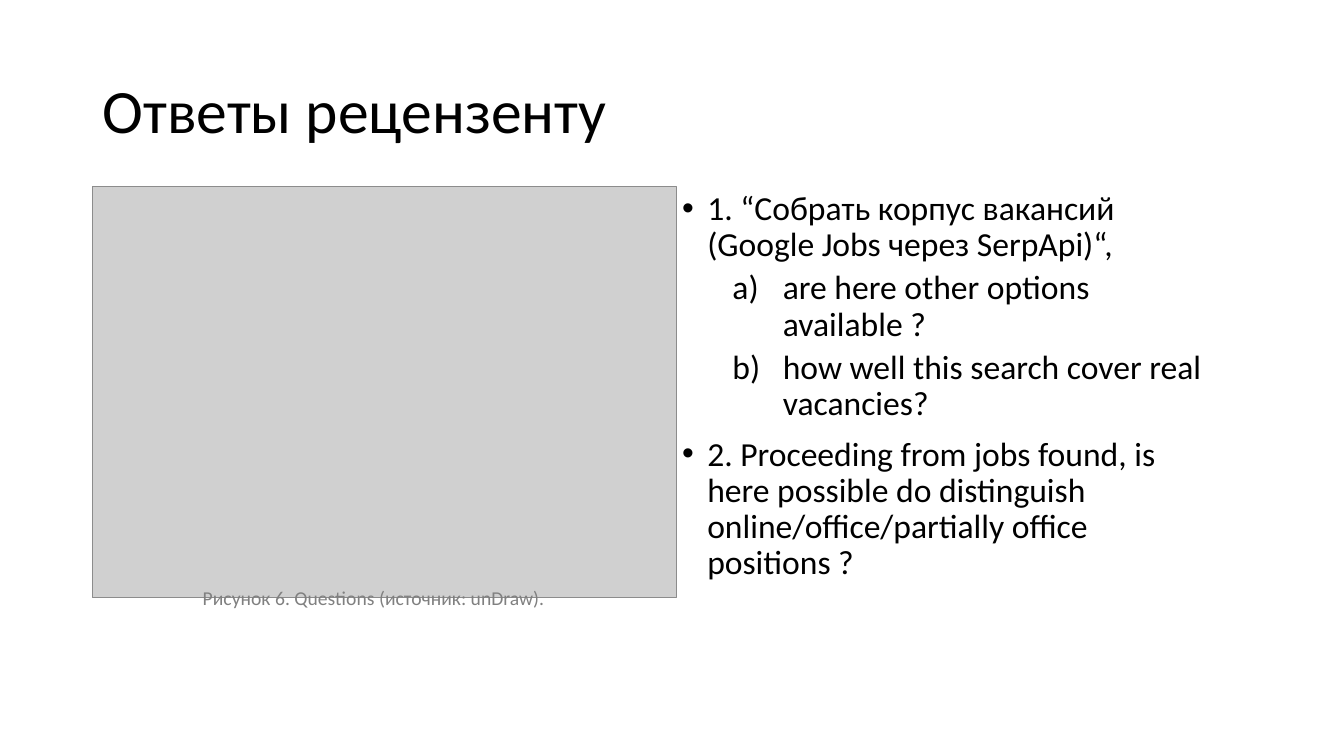
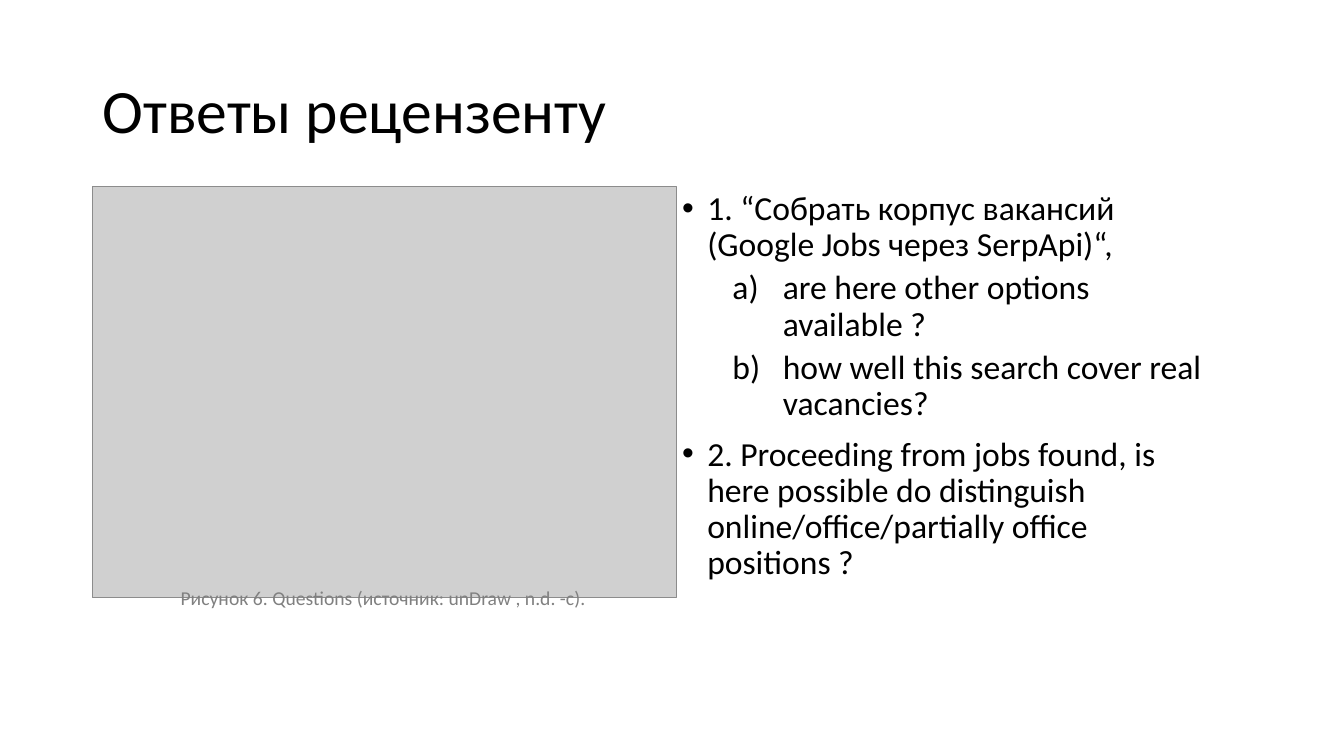
Before and after one commit to S0la1re/Research-work-new, a slide deck: slide 11 of Presentations of Bachelor's theses.pptx (slide 9 before the commit). Drawn at 1344x756 pixels with LibreOffice and Linux fonts; fonts in the diff are those of the drawing; grey boxes stand for pictures. Boxes give left, top, right and bottom in pixels: in the first picture for what was removed or moved away, otherwise in the second. Text is boxed around its words. In the diff, an @@ line names an element or a change of style, - is before the commit and + after.

```diff
--- a/Presentations of Bachelor's theses.pptx
+++ b/Presentations of Bachelor's theses.pptx
@@ text at (181, 591, 585, 611): text changed @@
-Рисунок 6. Questions (источник: unDraw).
+Рисунок 6. Questions (источник: unDraw , n.d. -c).
```
Also in this commit, not shown: 5 other slides changed, 1 slide added.
